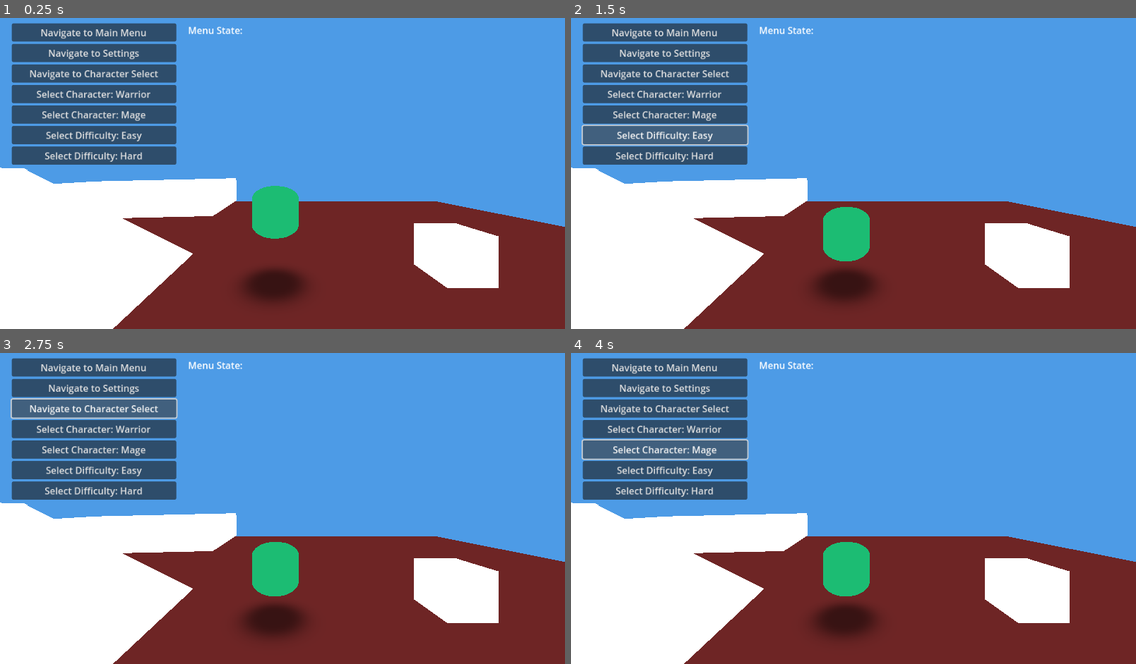
Above: before the commit, frames 1-4 (two rows, left to right).
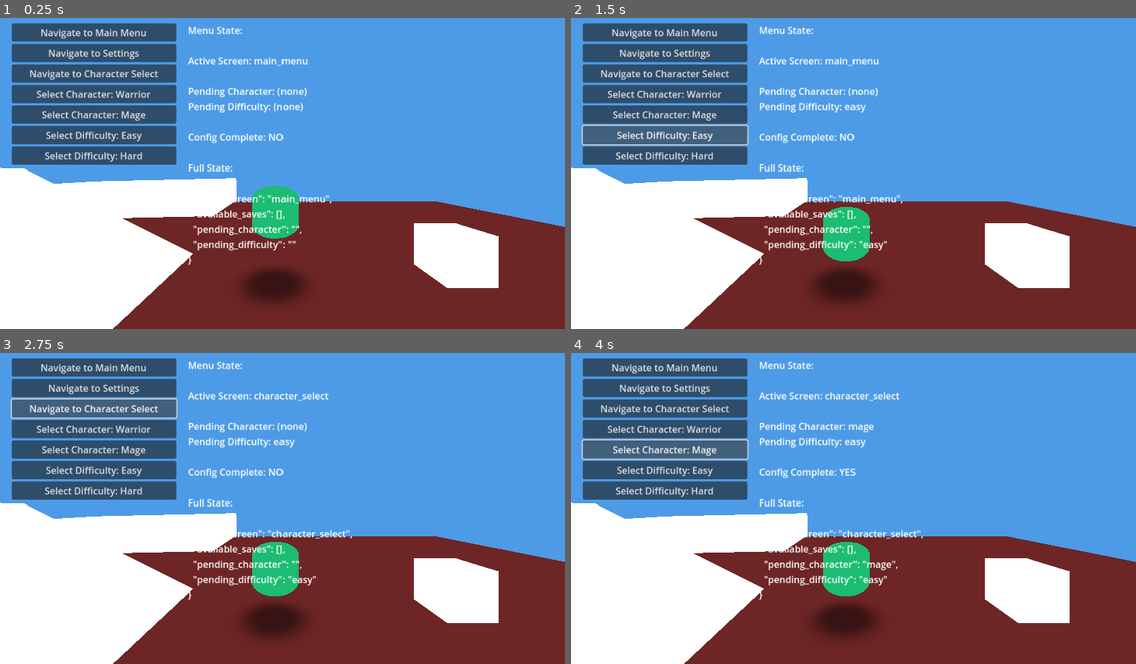
Above: after the commit, the same moments.

Repository: mcthaydt/cabaret-template
Game: Godot game, scene res://tests/scenes/state_management/state_test_us4.tscn
Same seed, same stepped clock (60 frames per second), same inputs: the game is played once before the commit and once after it. This scene is started directly instead of the project's main scene.
Inputs:
- Up to frame 1 (0.25 s): no input
- Up to frame 2 (1.5 s): click "Select Difficulty: Easy" at 0.5 s; click "Select Difficulty: Easy" at 1.25 s
- Up to frame 3 (2.75 s): click "Navigate to Character Select" at 2 s
- Up to frame 4 (4 s): click "Select Character: Warrior" at 2.75 s; click "Select Character: Mage" at 3.5 s

The runs differ from the first frame. In frame 1, 1.9% of the frame differs, in the area x 33-59%, y 12-80%; in frame 2, 1.9%; in frame 3, 2.0%; in frame 4, 2.1%, in the area x 33-63%, y 12-80%.

Commit message:
Icons for root

Diff:
--- a/resources/settings/floating_default.tres
+++ b/resources/settings/floating_default.tres
@@ -4,6 +4,3 @@
 
 [resource]
 script = ExtResource("1_0")
-## Relax tolerances to reduce one-frame support loss near edges
-height_tolerance = 0.10
-settle_speed_tolerance = 0.30
--- a/resources/settings/jump_default.tres
+++ b/resources/settings/jump_default.tres
@@ -4,6 +4,3 @@
 
 [resource]
 script = ExtResource("1_0")
-## Tuned for edge cases near block corners
-coyote_time = 0.28
-jump_buffer_time = 0.28
--- a/resources/state/default_scene_initial_state.tres
+++ b/resources/state/default_scene_initial_state.tres
@@ -1,11 +1,6 @@
-[gd_resource type="Resource" script_class="RS_SceneInitialState" load_steps=2 format=3]
+[gd_resource type="Resource" script_class="RS_SceneInitialState" load_steps=2 format=3 uid="uid://com8t6o2gcr03"]
 
-[ext_resource type="Script" path="res://scripts/state/resources/rs_scene_initial_state.gd" id="1_scene_state"]
+[ext_resource type="Script" uid="uid://gym4i0mkrwin" path="res://scripts/state/resources/rs_scene_initial_state.gd" id="1_scene_state"]
 
 [resource]
 script = ExtResource("1_scene_state")
-current_scene_id = &""
-scene_stack = Array[StringName]([])
-is_transitioning = false
-transition_type = ""
-previous_scene_id = &""
--- a/scenes/prototypes/camera_blend_test.tscn
+++ b/scenes/prototypes/camera_blend_test.tscn
@@ -9,7 +9,6 @@
 camera_a = NodePath("CameraA")
 camera_b = NodePath("CameraB")
 blend_camera = NodePath("BlendCamera")
-blend_duration = 0.5
 
 [node name="CameraA" type="Camera3D" parent="."]
 transform = Transform3D(1, 0, 0, 0, 0.866025, 0.5, 0, -0.5, 0.866025, -5, 3, 5)
--- a/scenes/prototypes/root_prototype.tscn
+++ b/scenes/prototypes/root_prototype.tscn
@@ -1,12 +1,12 @@
-[gd_scene load_steps=8 format=3]
+[gd_scene load_steps=8 format=3 uid="uid://bjwvct7gp277c"]
 
-[ext_resource type="Script" path="res://scripts/state/m_state_store.gd" id="1_state_store"]
-[ext_resource type="Resource" path="res://resources/state/default_state_store_settings.tres" id="1_state_settings"]
-[ext_resource type="Resource" path="res://resources/state/default_boot_initial_state.tres" id="1_boot_state"]
-[ext_resource type="Resource" path="res://resources/state/default_menu_initial_state.tres" id="1_menu_state"]
-[ext_resource type="Resource" path="res://resources/state/default_gameplay_initial_state.tres" id="1_gameplay_state"]
-[ext_resource type="Script" path="res://scripts/prototypes/prototype_scene_restructuring.gd" id="1_prototype_script"]
-[ext_resource type="Script" path="res://scripts/managers/m_cursor_manager.gd" id="2_cursor_manager"]
+[ext_resource type="Resource" uid="uid://dq08aopcfbjyp" path="res://resources/state/default_boot_initial_state.tres" id="1_boot_state"]
+[ext_resource type="Resource" uid="uid://uygy4iikdf74" path="res://resources/state/default_gameplay_initial_state.tres" id="1_gameplay_state"]
+[ext_resource type="Resource" uid="uid://b26lupnu6qot0" path="res://resources/state/default_menu_initial_state.tres" id="1_menu_state"]
+[ext_resource type="Script" uid="uid://dswfhja87mcpg" path="res://scripts/prototypes/prototype_scene_restructuring.gd" id="1_prototype_script"]
+[ext_resource type="Resource" uid="uid://dw7q8jxqvhgwf" path="res://resources/state/default_state_store_settings.tres" id="1_state_settings"]
+[ext_resource type="Script" uid="uid://dog624m744wa4" path="res://scripts/state/m_state_store.gd" id="1_state_store"]
+[ext_resource type="Script" uid="uid://3mg2o7kqih67" path="res://scripts/managers/m_cursor_manager.gd" id="2_cursor_manager"]
 
 [node name="Root" type="Node"]
 
--- a/scenes/root.tscn
+++ b/scenes/root.tscn
@@ -8,10 +8,15 @@
 [ext_resource type="Script" uid="uid://dog624m744wa4" path="res://scripts/state/m_state_store.gd" id="6_state_store"]
 [ext_resource type="Script" uid="uid://3mg2o7kqih67" path="res://scripts/managers/m_cursor_manager.gd" id="7_cursor"]
 [ext_resource type="Script" path="res://scripts/managers/m_scene_manager.gd" id="8_scene_manager"]
+[ext_resource type="Script" path="res://scripts/scene_structure/active_scene_container.gd" id="9_active_scene_container"]
+[ext_resource type="Script" uid="uid://bm8n7pkdpbvku" path="res://scripts/scene_structure/main_root_node.gd" id="10_main_root"]
+[ext_resource type="Script" uid="uid://d0n2a3p3tkdq0" path="res://scripts/scene_structure/managers_group.gd" id="11_managers_group"]
 
 [node name="Root" type="Node"]
+script = ExtResource("10_main_root")
 
 [node name="Managers" type="Node" parent="."]
+script = ExtResource("11_managers_group")
 
 [node name="M_StateStore" type="Node" parent="Managers"]
 script = ExtResource("6_state_store")
@@ -28,6 +33,7 @@
 script = ExtResource("8_scene_manager")
 
 [node name="ActiveSceneContainer" type="Node" parent="."]
+script = ExtResource("9_active_scene_container")
 
 [node name="UIOverlayStack" type="CanvasLayer" parent="."]
 process_mode = 3
--- a/scenes/ui/main_menu.tscn
+++ b/scenes/ui/main_menu.tscn
@@ -1,15 +1,15 @@
-[gd_scene load_steps=2 format=3]
+[gd_scene load_steps=2 format=3 uid="uid://blko7rgs3d4bo"]
 
-[ext_resource type="Script" path="res://scripts/ui/main_menu.gd" id="1_main_menu_script"]
+[ext_resource type="Script" uid="uid://b2tkdcbn6exww" path="res://scripts/ui/main_menu.gd" id="1_main_menu_script"]
 
 [node name="MainMenu" type="Control"]
-script = ExtResource("1_main_menu_script")
 layout_mode = 3
 anchors_preset = 15
 anchor_right = 1.0
 anchor_bottom = 1.0
 grow_horizontal = 2
 grow_vertical = 2
+script = ExtResource("1_main_menu_script")
 
 [node name="VBoxContainer" type="VBoxContainer" parent="."]
 layout_mode = 1
--- a/scenes/ui/settings_menu.tscn
+++ b/scenes/ui/settings_menu.tscn
@@ -1,15 +1,15 @@
-[gd_scene load_steps=2 format=3]
+[gd_scene load_steps=2 format=3 uid="uid://ddn5pq0hy1ou6"]
 
-[ext_resource type="Script" path="res://scripts/ui/settings_menu.gd" id="1_settings_menu_script"]
+[ext_resource type="Script" uid="uid://cawywljtix7ai" path="res://scripts/ui/settings_menu.gd" id="1_settings_menu_script"]
 
 [node name="SettingsMenu" type="Control"]
-script = ExtResource("1_settings_menu_script")
 layout_mode = 3
 anchors_preset = 15
 anchor_right = 1.0
 anchor_bottom = 1.0
 grow_horizontal = 2
 grow_vertical = 2
+script = ExtResource("1_settings_menu_script")
 
 [node name="VBoxContainer" type="VBoxContainer" parent="."]
 layout_mode = 1
--- a/scripts/managers/m_scene_manager.gd
+++ b/scripts/managers/m_scene_manager.gd
@@ -1,3 +1,4 @@
+@icon("res://resources/editor_icons/manager.svg")
 extends Node
 class_name M_SceneManager
 
--- /dev/null
+++ b/scripts/scene_structure/active_scene_container.gd
@@ -0,0 +1,4 @@
+@icon("res://resources/editor_icons/scene_objects.svg")
+extends Node
+
+## Marker script so the ActiveSceneContainer displays with the scene objects icon in the editor.
--- a/scripts/scene_structure/main_root_node.gd
+++ b/scripts/scene_structure/main_root_node.gd
@@ -1,4 +1,4 @@
 @icon("res://resources/editor_icons/main_root.svg")
-extends Node3D
+extends Node
 
 ## Marker script that gives the Main scene root a dedicated editor icon.
--- a/tests/scenes/state_management/state_test_us4.tscn
+++ b/tests/scenes/state_management/state_test_us4.tscn
@@ -1,6 +1,6 @@
 [gd_scene load_steps=3 format=3 uid="uid://by3truxm22ncr"]
 
-[ext_resource type="Script" uid="uid://c2nf0g0gt45b" path="res://scenes/debug/state_test_us4.gd" id="1_menu_test"]
+[ext_resource type="Script" uid="uid://cpc6jm68b8eom" path="res://tests/scenes/state_management/state_test_us4.gd" id="1_menu_test"]
 [ext_resource type="PackedScene" uid="uid://rygahxanlmio" path="res://templates/base_scene_template.tscn" id="2_base"]
 
 [node name="MenuTest" instance=ExtResource("2_base")]
--- a/tests/scenes/test_pause_menu.tscn
+++ b/tests/scenes/test_pause_menu.tscn
@@ -1,4 +1,4 @@
-[gd_scene format=3]
+[gd_scene format=3 uid="uid://qswlphcmkqma"]
 
 [node name="TestPauseMenu" type="Control"]
 layout_mode = 3
--- a/tests/scenes/test_scene1.tscn
+++ b/tests/scenes/test_scene1.tscn
@@ -1,3 +1,3 @@
-[gd_scene format=3]
+[gd_scene format=3 uid="uid://cv2lbjxf5ws00"]
 
 [node name="TestScene1" type="Node"]
--- a/tests/scenes/test_scene2.tscn
+++ b/tests/scenes/test_scene2.tscn
@@ -1,3 +1,3 @@
-[gd_scene format=3]
+[gd_scene format=3 uid="uid://cdlpqw6aprnr6"]
 
 [node name="TestScene2" type="Node"]
--- a/tests/scenes/test_scene3.tscn
+++ b/tests/scenes/test_scene3.tscn
@@ -1,3 +1,3 @@
-[gd_scene format=3]
+[gd_scene format=3 uid="uid://da3j27sjhgdsj"]
 
 [node name="TestScene3" type="Node"]
Not shown: 1 places in scenes/prototypes/camera_blend_test.tscn that only renumber resources
Not shown: 1 places in scenes/root.tscn that only renumber resources
Not shown: 1 places in templates/base_scene_template.tscn that only renumber resources
Not shown, removed: scripts/dev/run_gut.sh
